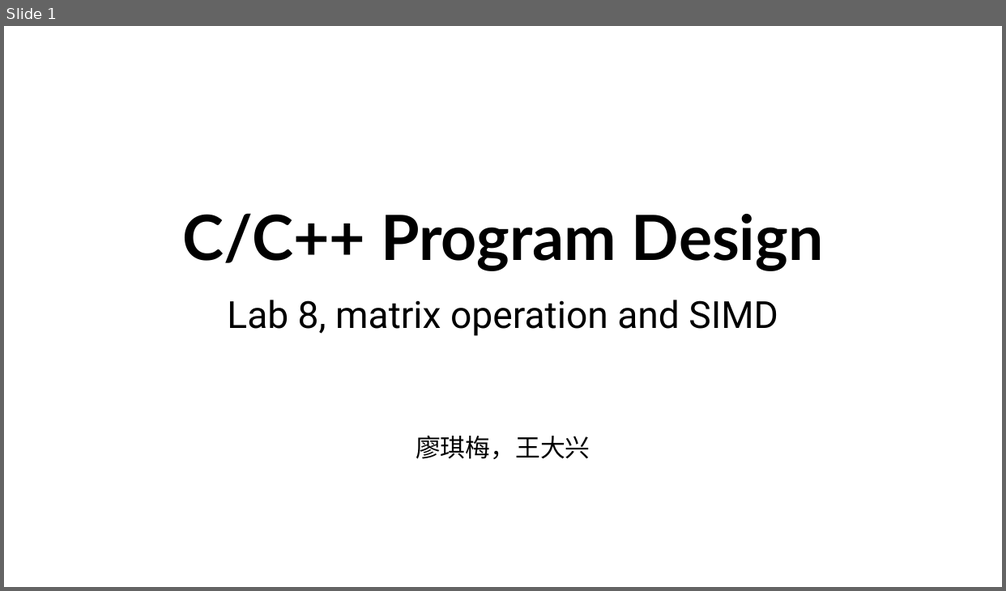
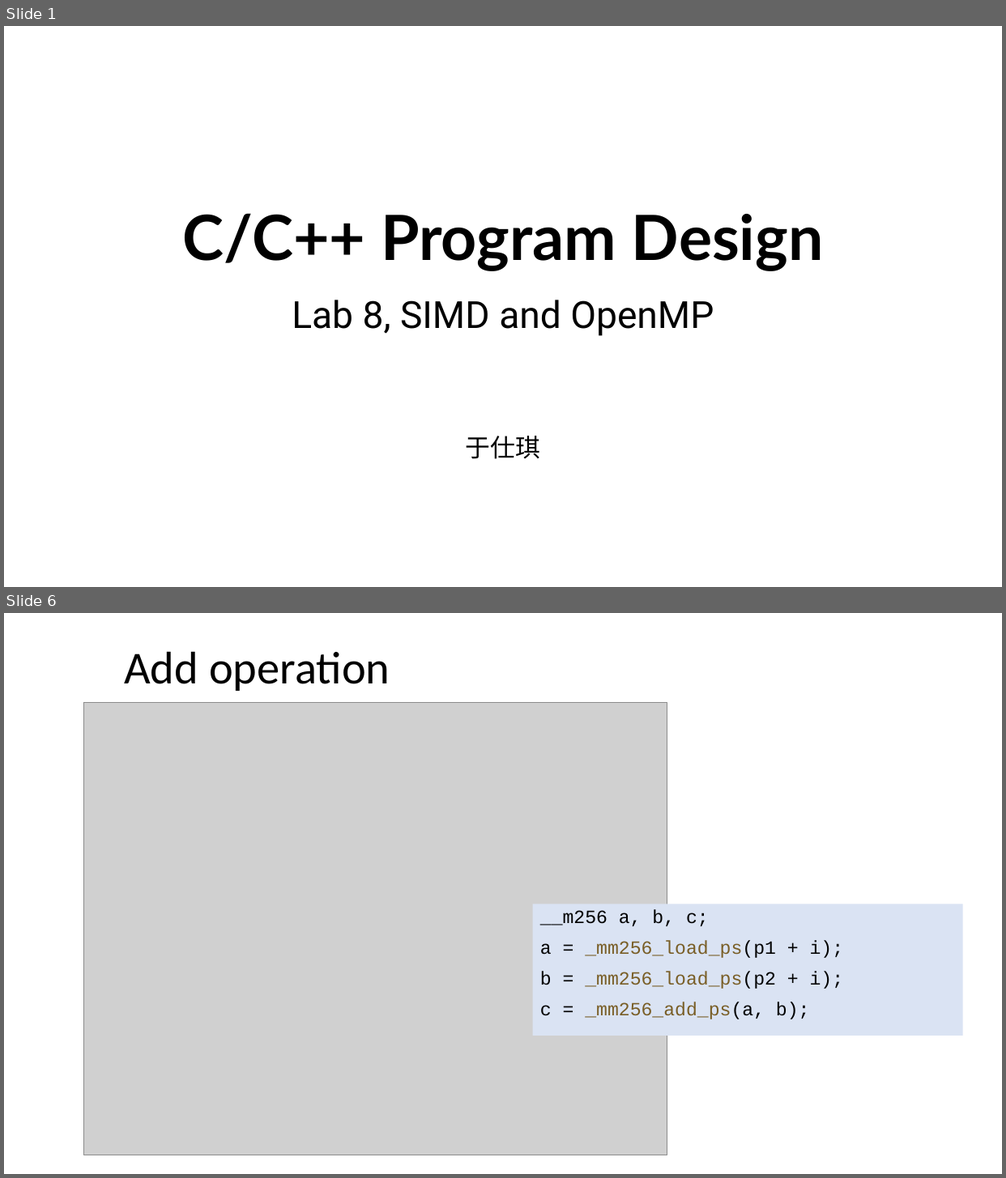
Before and after one commit to ShiqiYu/CPP, a slide deck: week08/Lab08.pptx. Shown one above the other, each under a label of ours: slide 1 before the commit, slides 1 and 6 after it; the slides between them are not shown. The pictures are 1006x591 and 1006x1178 pixels, drawn with LibreOffice and Linux fonts; fonts in the diff are those of the drawing; grey boxes stand for pictures; background and template pictures are left out. Boxes give left, top, right and bottom in pixels: in the first picture for what was removed or moved away, otherwise in the second. Text is boxed around its words. In the diff, an @@ line names an element or a change of style, - is before the commit and + after.

```diff
--- a/week08/Lab08.pptx
+++ b/week08/Lab08.pptx
@@ slide 6 added at box(4, 613, 1002, 1174), background #FFFFFF @@
@@ title added at box(124, 651, 390, 691), 44 pt, text #000000 @@
+Add operation
@@ picture added at box(84, 703, 667, 1156) @@
@@ text added at box(533, 905, 963, 1036), fill #DAE3F3, 18 pt, text #795E26 @@
+__m256 a, b, c;
+a = _mm256_load_ps(p1 + i);
+b = _mm256_load_ps(p2 + i);
+c = _mm256_add_ps(a, b);
@@ slide 1 changed as well @@
@@ subtitle at box(292, 300, 714, 459): text changed @@
-Lab 8, matrix operation and SIMD
-廖琪梅，王大兴
+Lab 8, SIMD and OpenMP
+于仕琪
```
Also in this commit, not shown: 2 other slides changed, 10 other slides added, 29 slides removed, 1 other file.
